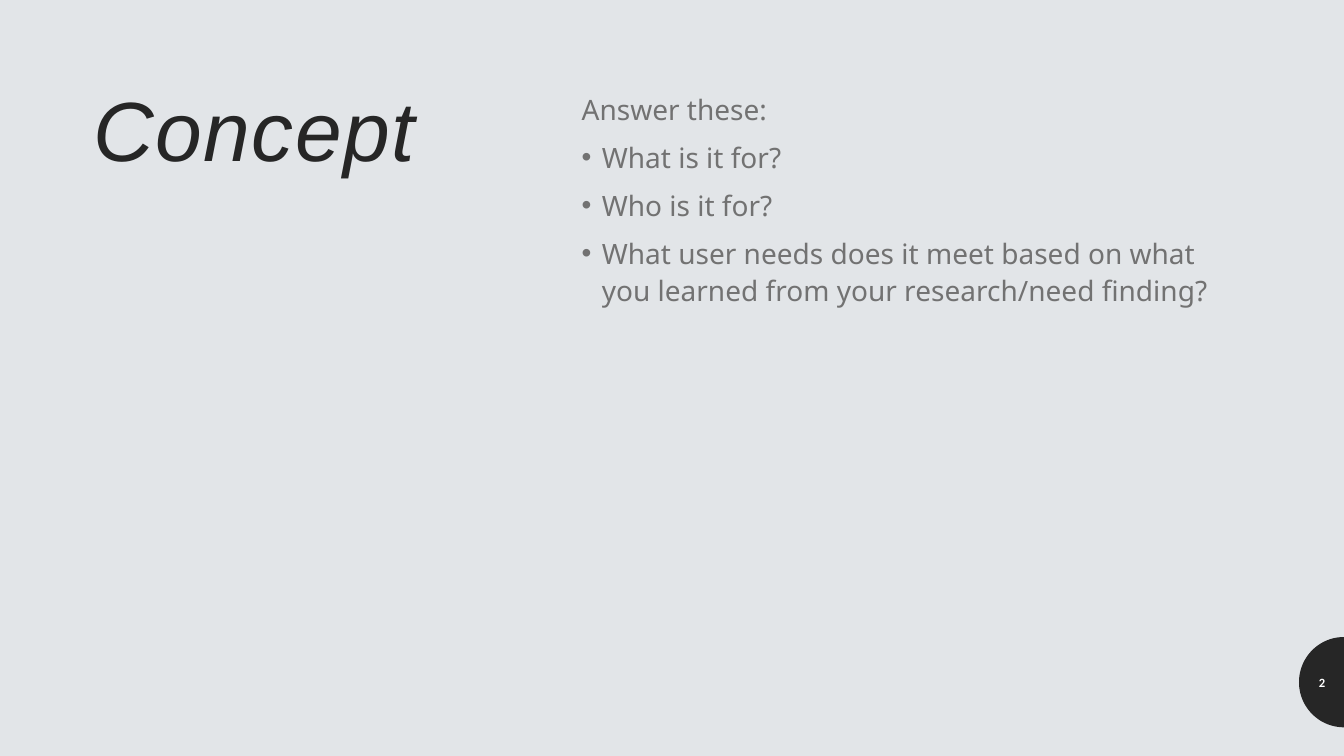
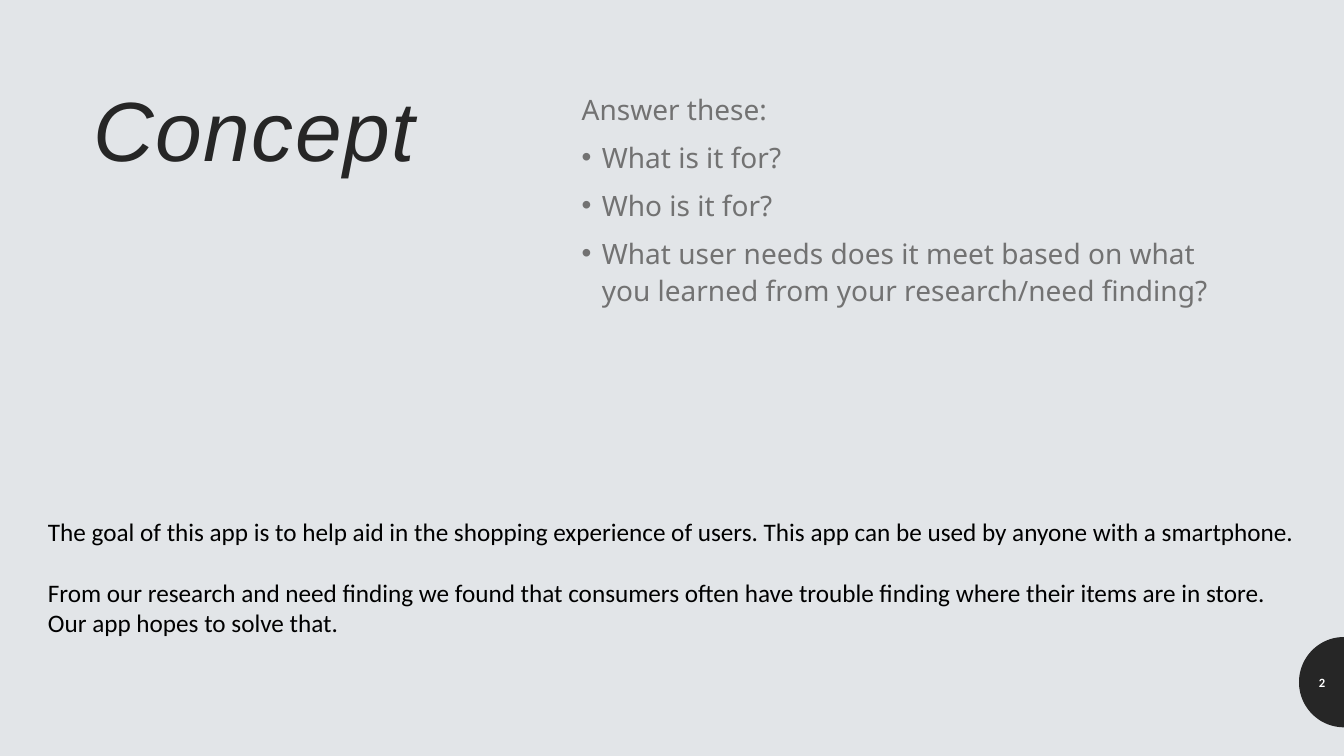
Before and after one commit to patrick-may/MapMyShopping-FlutterApp, a slide deck: slide 2 of presentables/MapMyShopping Presentation.pptx. Drawn at 1344x756 pixels with LibreOffice and Linux fonts; fonts in the diff are those of the drawing. Boxes give left, top, right and bottom in pixels: in the first picture for what was removed or moved away, otherwise in the second. Text is boxed around its words. In the diff, an @@ line names an element or a change of style, - is before the commit and + after.

Commit message:
Starter Presentation Text

```diff
--- a/presentables/MapMyShopping Presentation.pptx
+++ b/presentables/MapMyShopping Presentation.pptx
@@ text added at (48, 523, 1293, 636), 18 pt, text #000000 @@
+The goal of this app is to help aid in the shopping experience of users. This app can be used by anyone with a smartphone.
+From our research and need finding we found that consumers often have trouble finding where their items are in store. Our app hopes to solve that.
```
Also in this commit, not shown: 2 other slides changed.
